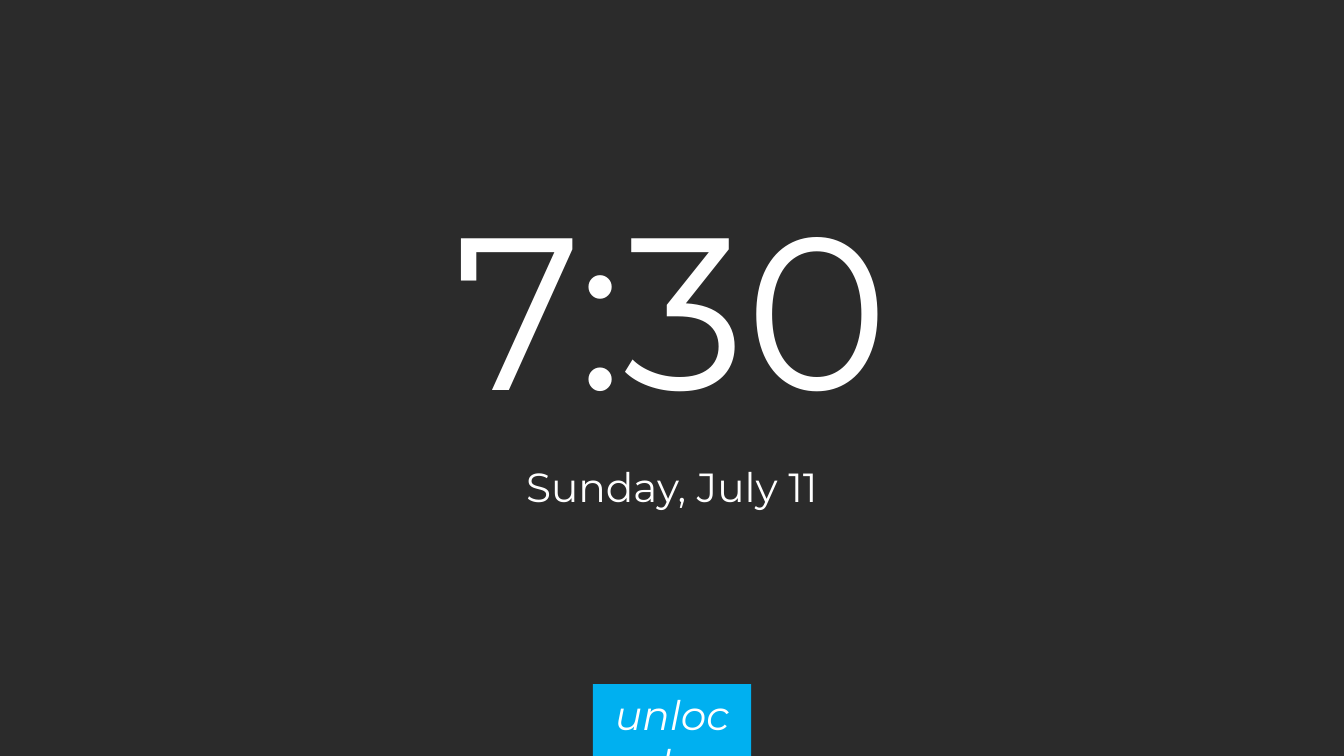
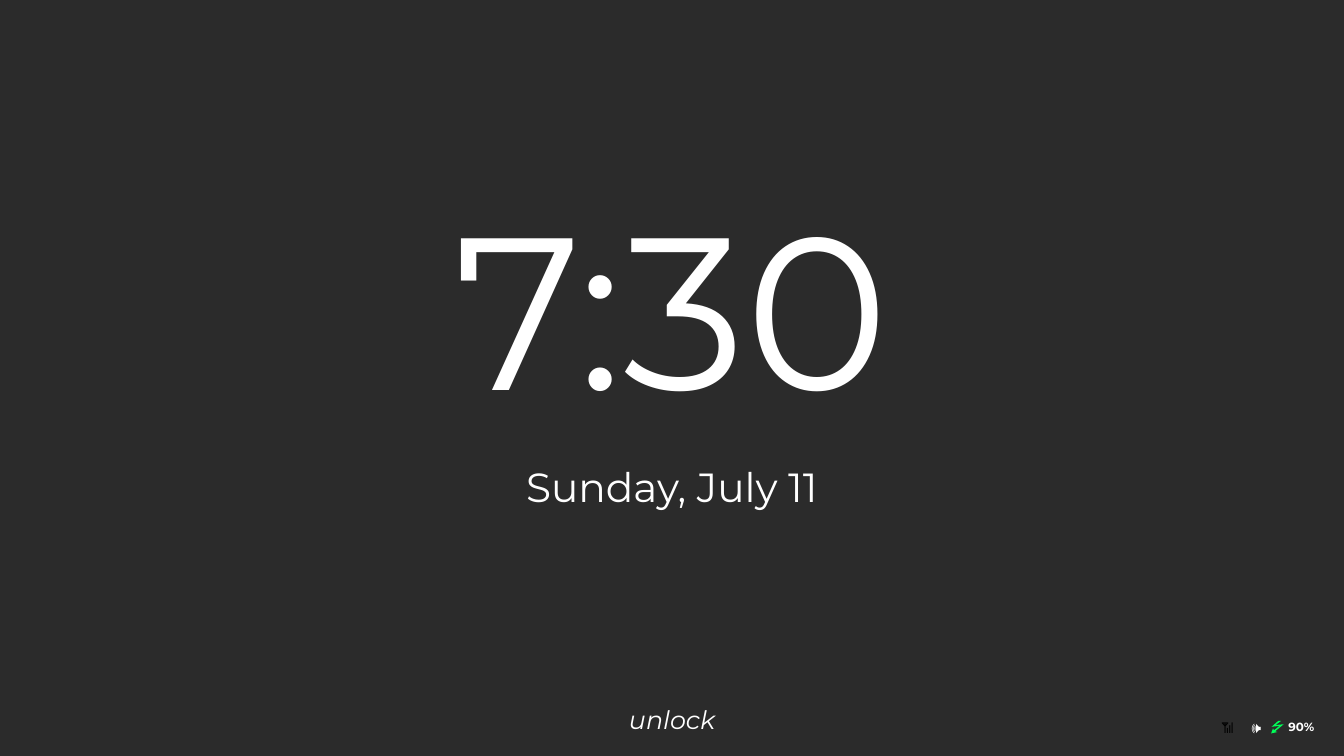
Before and after one commit to MediaPlay-Discord/os, a slide deck: slide 1 of extras/pptx/MPD OS Desktop Environment.pptx. Drawn at 1344x756 pixels with LibreOffice and Linux fonts; fonts in the diff are those of the drawing; background and template pictures are left out; a plain dark background stands for a picture behind light text. Boxes give left, top, right and bottom in pixels: in the first picture for what was removed or moved away, otherwise in the second. Text is boxed around its words. In the diff, an @@ line names an element or a change of style, - is before the commit and + after.

```diff
--- a/extras/pptx/MPD OS Desktop Environment.pptx
+++ b/extras/pptx/MPD OS Desktop Environment.pptx
@@ text "unlock": place and size @@
-text "unlock" at [593,684,751,756]
+text "unlock" at [629,710,715,729]
@@ text "unlock" at [629,710,715,729]: size 24 to 15 pt; fill #00B0F0 to none @@
@@ text added at [1207,715,1246,740], 7 pt, text #000000, bold @@
+📶
@@ text added at [1229,715,1273,756], 9 pt, text #FFFFFF, bold @@
+🕪
@@ freeform shape added at [1272,721,1284,733], fill #00FF58 @@
@@ text added at [1288,722,1314,731], 7 pt, text #FFFFFF, bold @@
+90%
```
Also in this commit, not shown: 3 other slides changed, 1 slide added, 9 other files.
